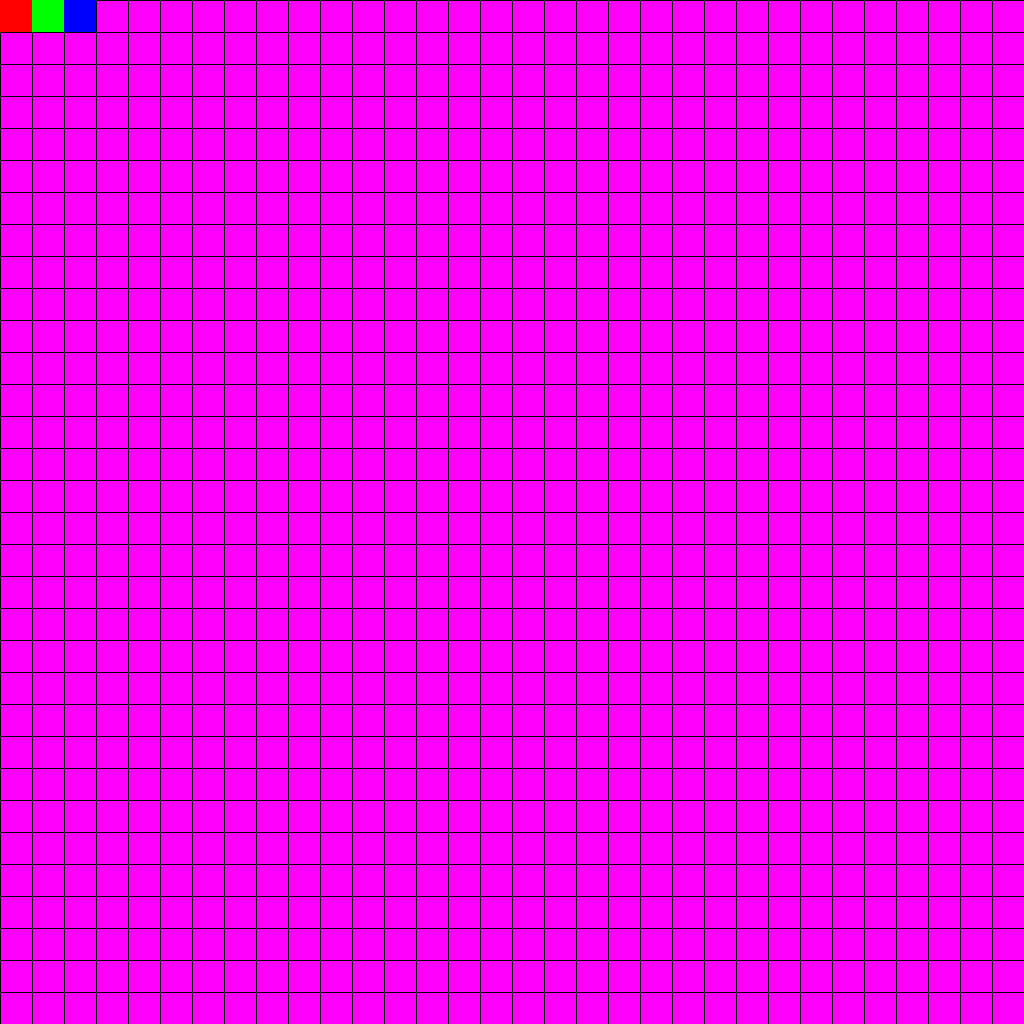
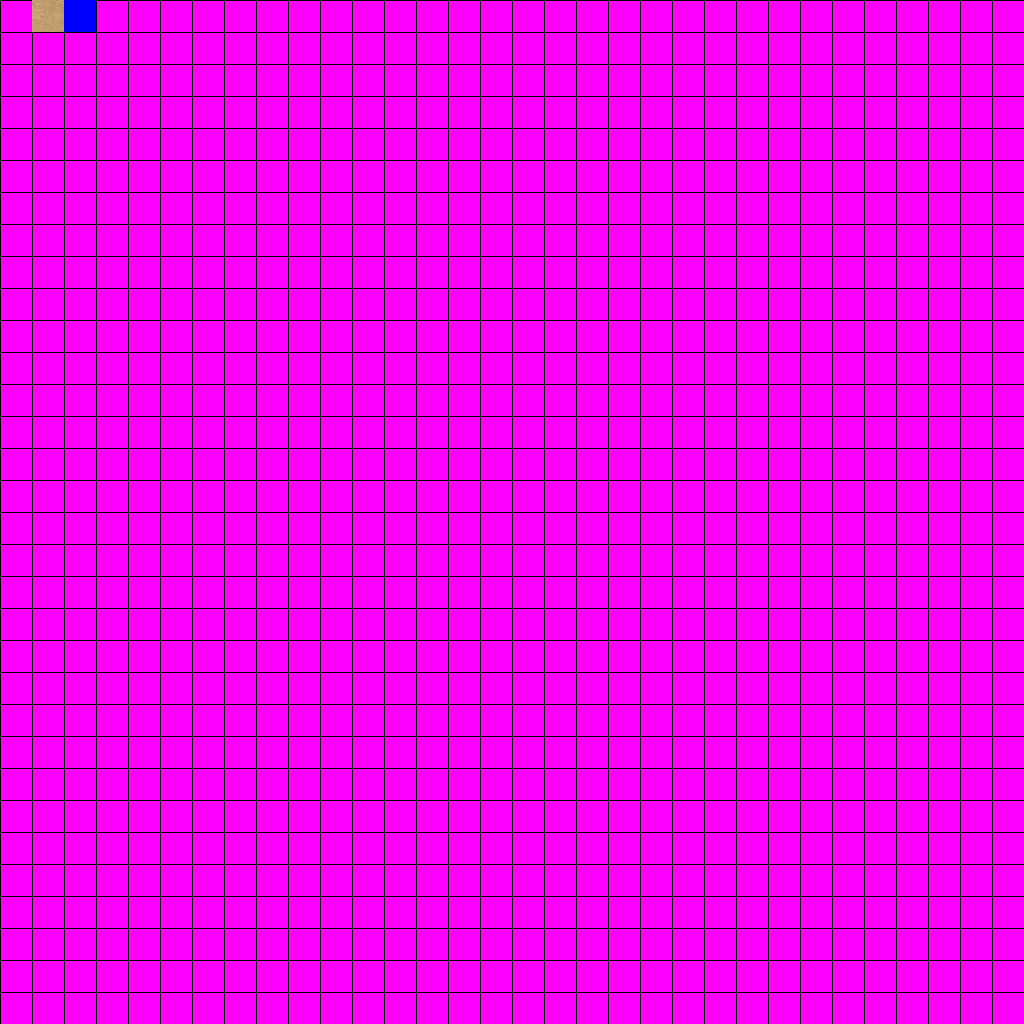
Two versions of the same layered image (1024×1024). Layer-by-layer changes:
painted on "Layer #2" over [0, 0, 64, 32]
added group "Helper" with 2 layers over [0, 0, 64, 32]
moved "Layer" into group "Helper" over [0, 0, 64, 32]
moved "Layer #1" into group "Helper" over [0, 0, 64, 32]
